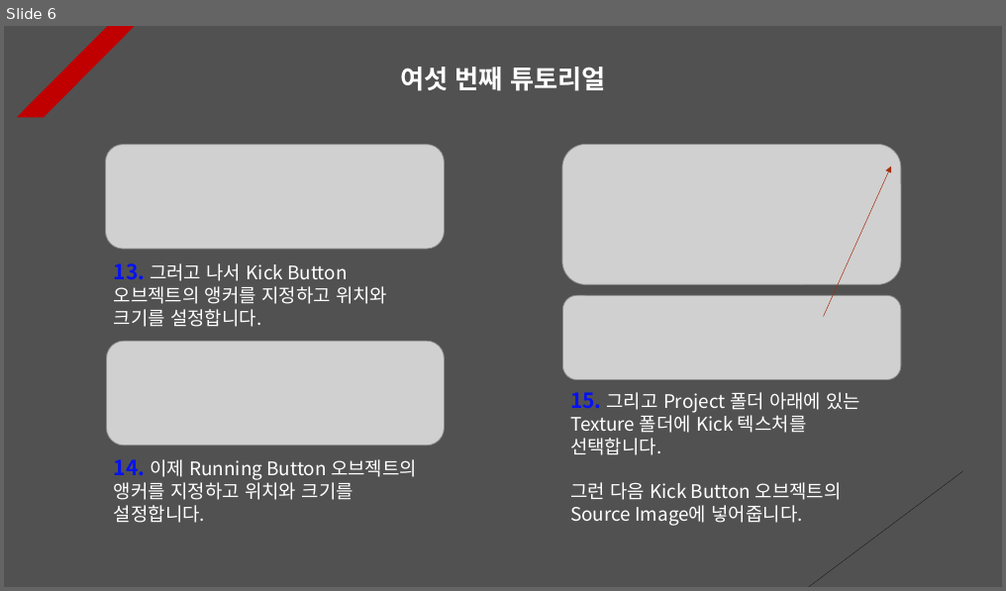
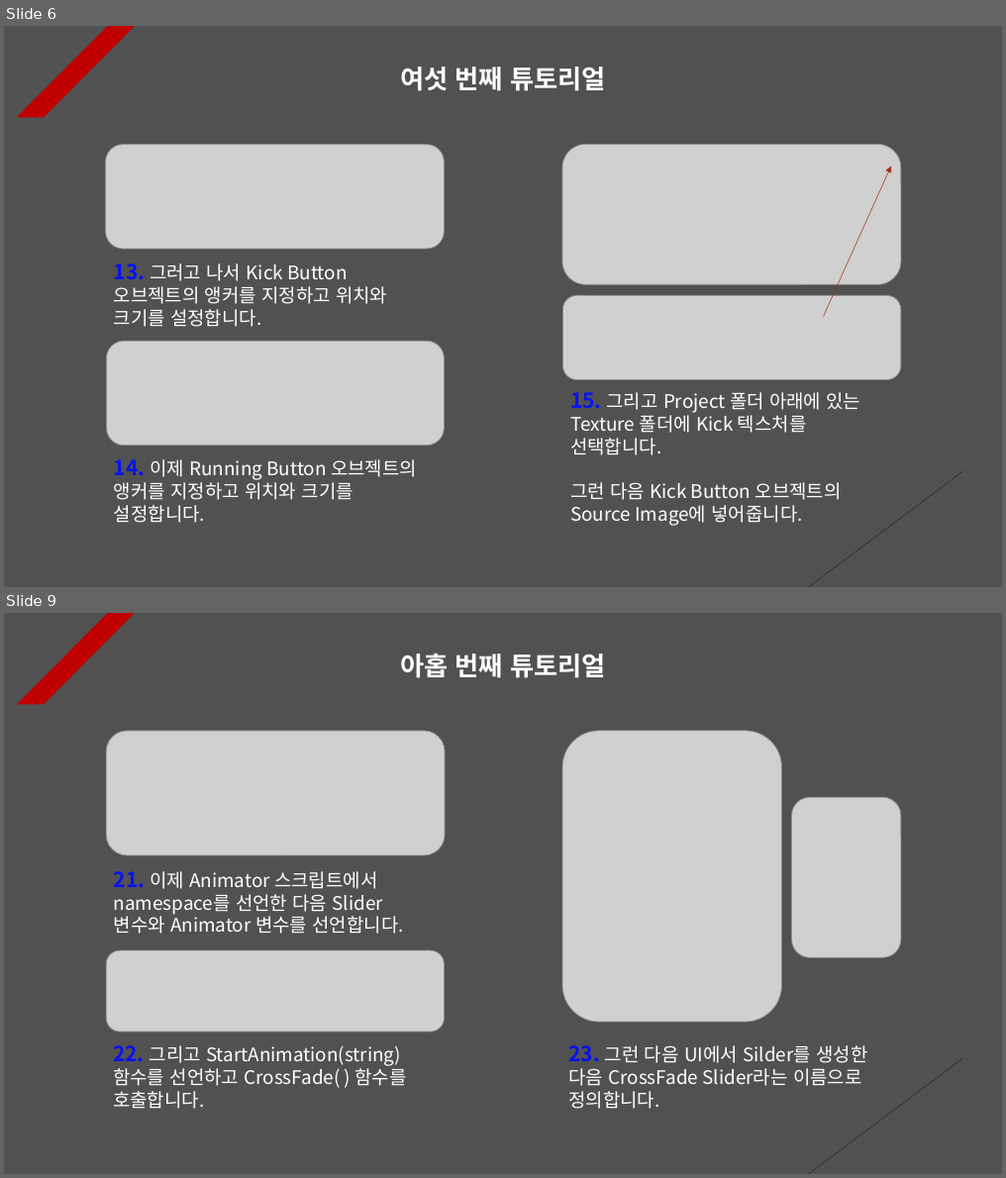
Before and after one commit to Unity2033/3D-UnityEngine, a slide deck: Assets/Animator Controller/PPT Data/Animator Controller Example.pptx. Shown one above the other, each under a label of ours: slide 6 before the commit, slides 6 and 9 after it; the slides between them are not shown. The pictures are 1006x591 and 1006x1178 pixels, drawn with LibreOffice and Linux fonts; fonts in the diff are those of the drawing; grey boxes stand for pictures. Boxes give left, top, right and bottom in pixels: in the first picture for what was removed or moved away, otherwise in the second. Text is boxed around its words. In the diff, an @@ line names an element or a change of style, - is before the commit and + after.

Commit message:
Animator Controller Tutorial Renewal
- Implemented so that a trigger is
  fired depending on the existence
  of a class

- Place video player in world space

- Each PPT data update

```diff
--- a/Assets/Animator Controller/PPT Data/Animator Controller Example.pptx
+++ b/Assets/Animator Controller/PPT Data/Animator Controller Example.pptx
@@ slide 9 added at [4, 613, 1002, 1174], background #515151; not listed: 2 template elements that a slide beside it also shows @@
@@ text added at [400, 654, 605, 678], 25 pt, text #FFFFFF, bold @@
+아홉 번째 튜토리얼
@@ picture added at [107, 731, 445, 856] @@
@@ picture added at [562, 731, 782, 1022] @@
@@ picture added at [792, 797, 901, 958] @@
@@ text added at [114, 871, 403, 934], 18 pt, text #FFFFFF @@
+21. 이제 Animator 스크립트에서 namespace를 선언한 다음 Slider 변수와 Animator 변수를 선언합니다.
@@ picture added at [107, 951, 445, 1032] @@
@@ text added at [113, 1046, 407, 1109], 18 pt, text #FFFFFF @@
+22. 그리고 StartAnimation(string) 함수를 선언하고 CrossFade( ) 함수를 호출합니다.
@@ text added at [568, 1046, 867, 1109], 18 pt, text #FFFFFF @@
+23. 그런 다음 UI에서 Silder를 생성한 다음 CrossFade Slider라는 이름으로 정의합니다.
```
Also in this commit, not shown: 1 slide changed, 3 other slides added, 14 other files.
